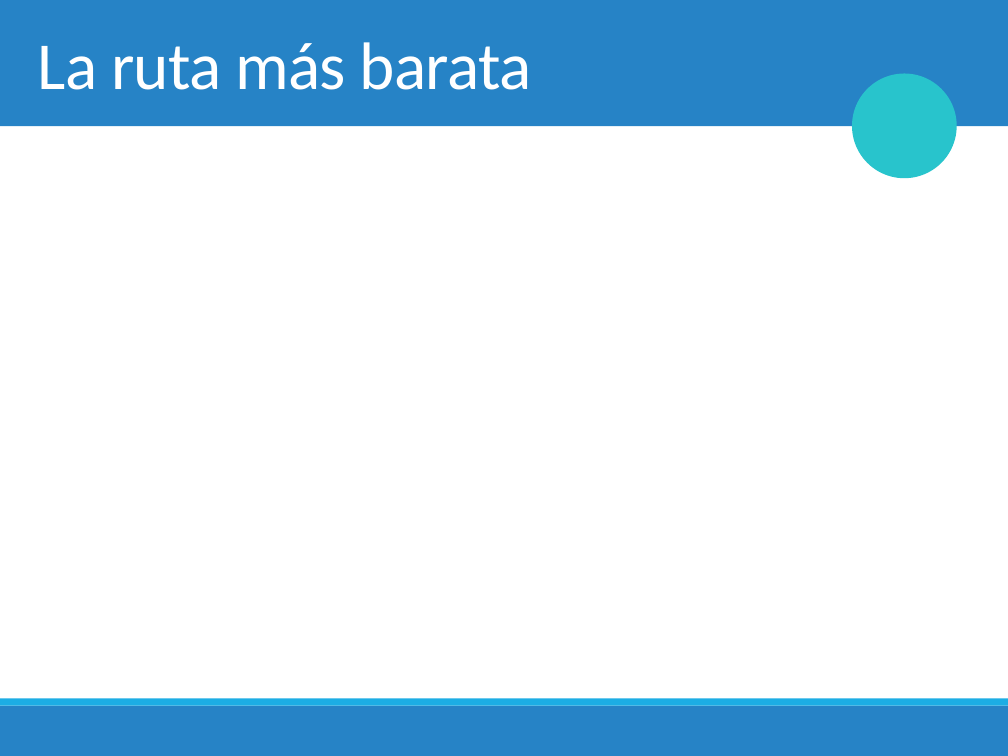
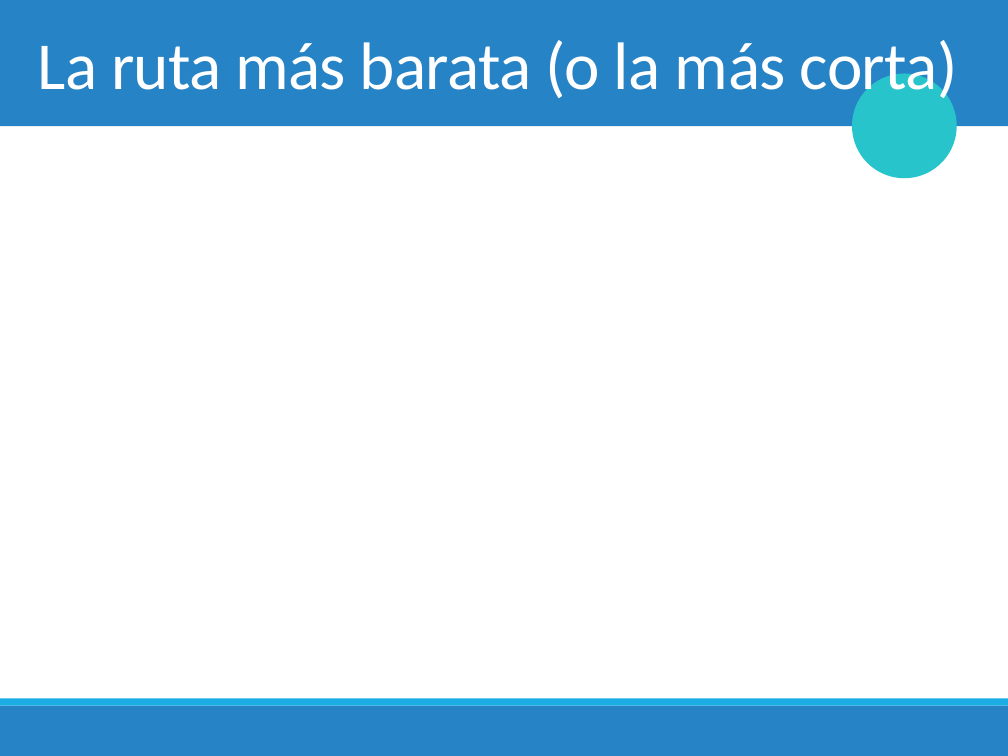
Before and after one commit to fvandeputte/2018-1, a slide deck: slide 3 of Clases/5. Algoritmos de Grafos/6. Dijkstra.pptx. Drawn at 1008x756 pixels with LibreOffice and Linux fonts; fonts in the diff are those of the drawing; grey boxes stand for pictures; background and template pictures are left out. Boxes give left, top, right and bottom in pixels: in the first picture for what was removed or moved away, otherwise in the second. Text is boxed around its words. In the diff, an @@ line names an element or a change of style, - is before the commit and + after.

```diff
--- a/Clases/5. Algoritmos de Grafos/6. Dijkstra.pptx
+++ b/Clases/5. Algoritmos de Grafos/6. Dijkstra.pptx
@@ title at bbox=[38, 40, 958, 106]: text changed @@
-La ruta más barata
+La ruta más barata (o la más corta)
```
Also in this commit, not shown: 6 other slides changed, 2 slides added, 3 other files.
